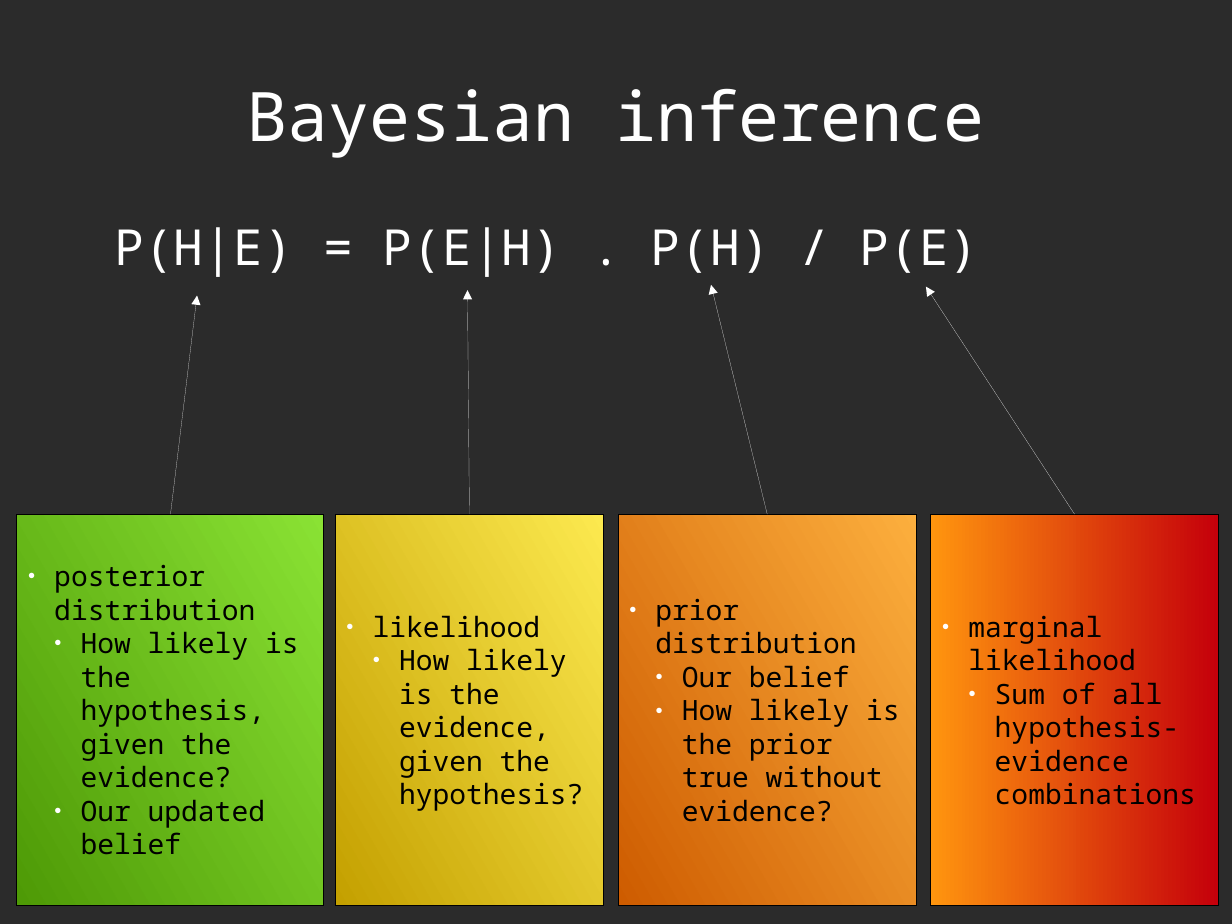
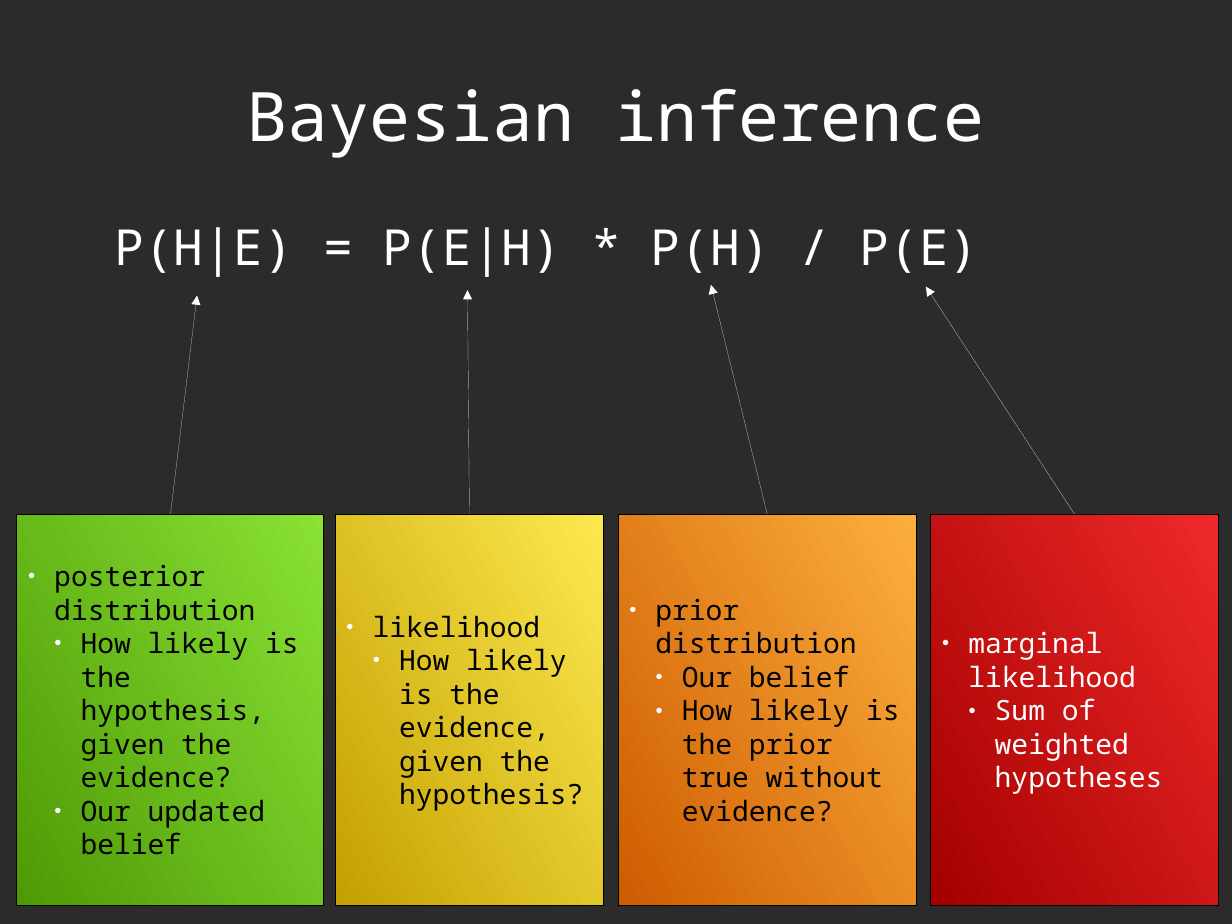
Before and after one commit to richelbilderbeek/Science, a slide deck: slide 21 of Bilderbeek2016Beast/Beast2.odp (slide 22 before the commit). Drawn at 1232x924 pixels with LibreOffice and Linux fonts; fonts in the diff are those of the drawing; background and template pictures are left out; a plain dark background stands for a picture behind light text. Boxes give left, top, right and bottom in pixels: in the first picture for what was removed or moved away, otherwise in the second. Text is boxed around its words. In the diff, an @@ line names an element or a change of style, - is before the commit and + after.

```diff
--- a/Bilderbeek2016Beast/Beast2.odp
+++ b/Bilderbeek2016Beast/Beast2.odp
@@ text at bbox=[114, 227, 978, 277]: text changed @@
-P(H|E) = P(E|H) . P(H) / P(E)
+P(H|E) = P(E|H) * P(H) / P(E)
@@ rectangle "marginal likelihood" at bbox=[931, 514, 1219, 906]: fill gradient #FF950E to #C5000B to gradient #EF2929 to #A40000 @@
@@ text in rectangle at bbox=[968, 631, 1136, 688]: text colour #000000 to #FFFFFF in "marginal likelihood" @@
@@ text in rectangle at bbox=[995, 698, 1163, 794]: text changed; text colour #000000 to #FFFFFF @@
-  ● Sum of all hypothesis-evidence combinations
+  ● Sum of weighted hypotheses
```
Also in this commit, not shown: 8 other slides changed, 2 slides added, 1 slide removed, 3 other files.
